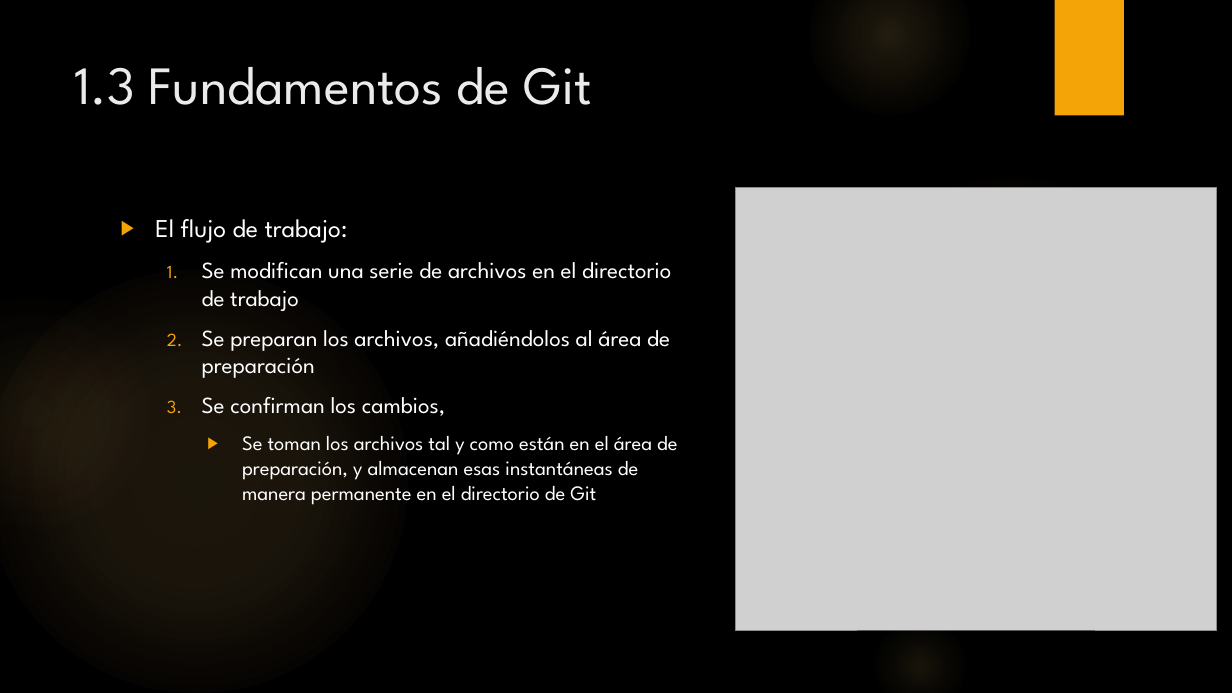
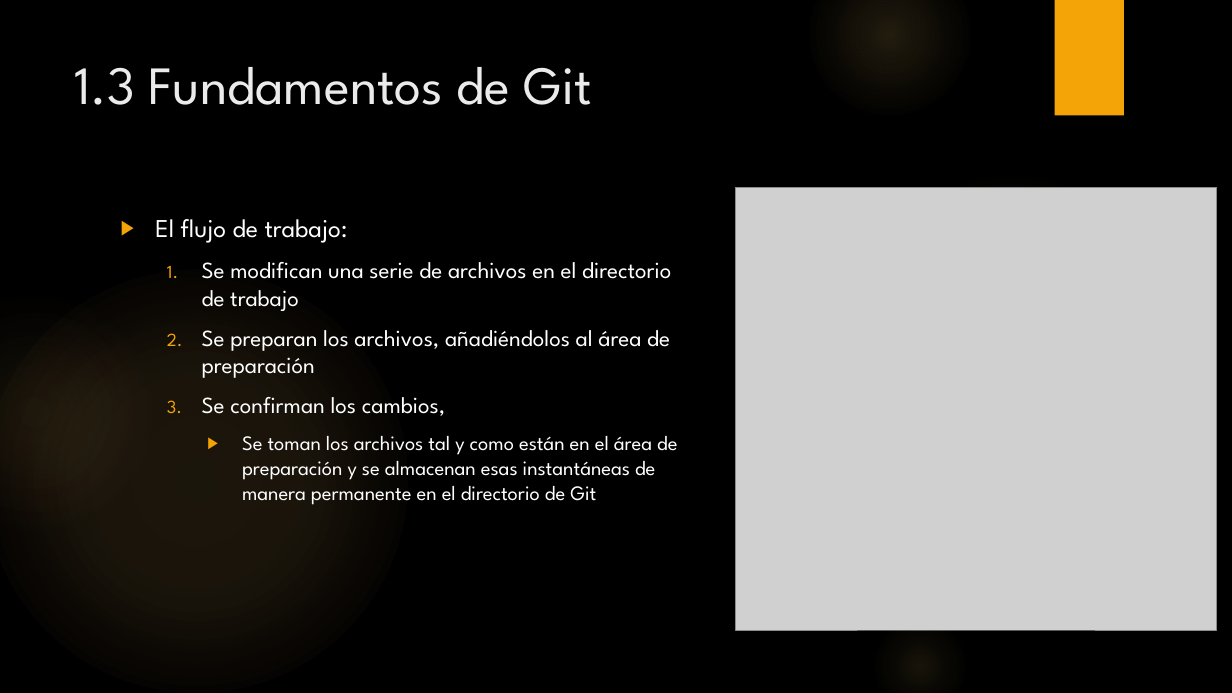
Before and after one commit to pacoavila/Curso-Git-GitHub, a slide deck: slide 16 of Git y GitHub 1.-Empezando.pptx. Drawn at 1232x693 pixels with LibreOffice and Linux fonts; fonts in the diff are those of the drawing; grey boxes stand for pictures; background and template pictures are left out. Boxes give left, top, right and bottom in pixels: in the first picture for what was removed or moved away, otherwise in the second. Text is boxed around its words. In the diff, an @@ line names an element or a change of style, - is before the commit and + after.

```diff
--- a/Git y GitHub 1.-Empezando.pptx
+++ b/Git y GitHub 1.-Empezando.pptx
@@ text at (242,436,677,505): text changed @@
-    ▶ Se toman los archivos tal y como están en el área de preparación, y almacenan esas instantáneas de manera permanente en el directorio de Git
+    ▶ Se toman los archivos tal y como están en el área de preparación y se almacenan esas instantáneas de manera permanente en el directorio de Git
```
Also in this commit, not shown: 1 other file.
